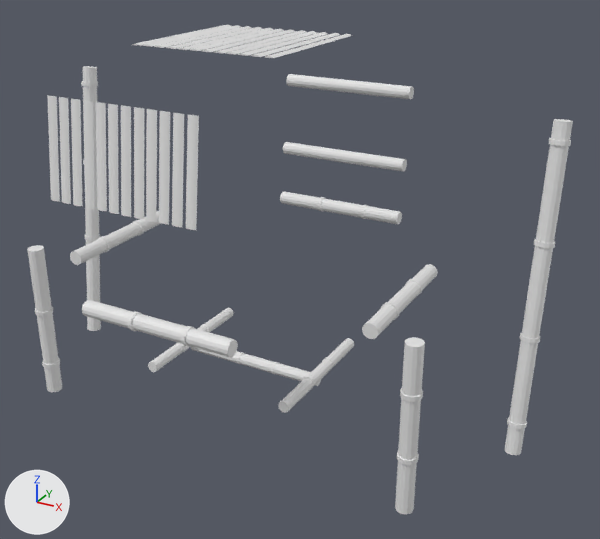
One commit to the glTF model silla.glb: the scene before it, then after it.
Both versions are drawn from a 50 mm camera at (1.083, -1.703, 1.322) aimed at (0.105, 0.074, 0.434). The axes (+X, +Y, +Z) are drawn at lower left. The lights are the same throughout. The picture after the commit comes second. Materials are left out; every surface is plain grey. Where no turn or scale is listed for an object, it has been applied to the vertices.

Names of what the first picture shows: 'esterilla', 'esterilla.001', 'estructura.008', 'estructura.009', 'estructura.011', 'nudos', 'nudos.003', 'nudos.007', 'nudos.009', 'nudos.012', 'nudos.014', 'nudos.016', 'nudos.019' and 2 more.
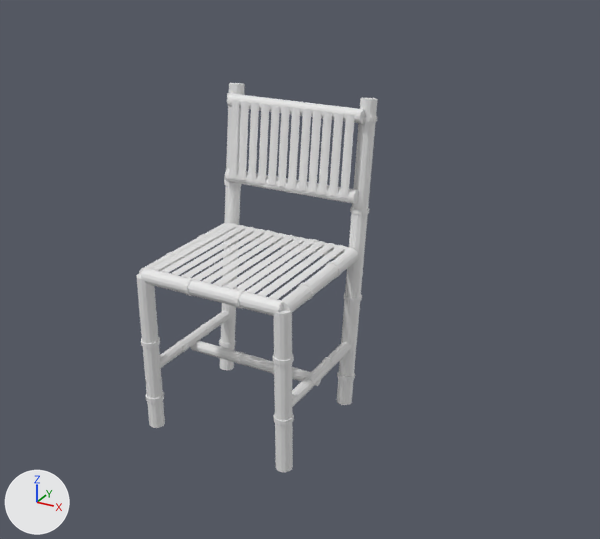
Where the change shows, as pixel boxes [x1, y1, x2, y2] in the pictures (600 x 539 px):
```json
{"object": "esterilla", "change": "moved", "before": [47, 95, 199, 230], "after": [229, 100, 355, 198]}
{"object": "nudos.007", "change": "moved", "before": [504, 119, 573, 455], "after": [337, 98, 378, 405]}
{"object": "esterilla.001", "change": "moved", "before": [132, 25, 352, 58], "after": [151, 223, 345, 300]}
{"object": "nudos.003", "change": "moved", "before": [395, 337, 425, 514], "after": [273, 310, 294, 472]}
{"object": "nudos.016", "change": "moved", "before": [82, 300, 238, 357], "after": [140, 268, 283, 316]}
{"object": "nudos", "change": "moved", "before": [27, 245, 62, 392], "after": [137, 274, 165, 428]}
{"object": "nudos.009", "change": "moved", "before": [81, 66, 101, 331], "after": [219, 83, 245, 370]}
{"object": "nudos.012", "change": "moved", "before": [362, 264, 438, 339], "after": [281, 249, 359, 312]}
{"object": "estructura.009", "change": "moved", "before": [286, 74, 414, 99], "after": [227, 93, 365, 124]}
{"object": "estructura.008", "change": "moved", "before": [283, 142, 407, 172], "after": [225, 169, 358, 204]}
{"object": "nudos.019", "change": "moved", "before": [280, 191, 402, 224], "after": [226, 223, 354, 259]}
{"object": "nudos.014", "change": "moved", "before": [70, 211, 161, 265], "after": [139, 223, 228, 274]}
```

Edits to the scene script, one JSON object a line:
```json
{"op": "set", "path": "ob_estructura_008.location", "old": "(0.0, 0.333, 0.0)", "new": "(0.0, 0.0, 0.0)"}
{"op": "set", "path": "ob_estructura_009.location", "old": "(0.0, 0.333, 0.0)", "new": "(0.0, 0.0, 0.0)"}
{"op": "set", "path": "ob_nudos.location", "old": "(-0.381, 0.0, 0.0)", "new": "(0.0, 0.0, 0.0)"}
{"op": "set", "path": "ob_nudos_003.location", "old": "(0.331, 0.0, 0.0)", "new": "(0.0, 0.0, 0.0)"}
{"op": "set", "path": "ob_nudos_007.location", "old": "(0.494, 0.0, 0.0)", "new": "(0.0, 0.0, 0.0)"}
{"op": "set", "path": "ob_nudos_009.location", "old": "(-0.538, 0.0, 0.0)", "new": "(0.0, 0.0, 0.0)"}
{"op": "set", "path": "ob_nudos_012.location", "old": "(0.225, 0.0, 0.0)", "new": "(0.0, 0.0, 0.0)"}
{"op": "set", "path": "ob_nudos_014.location", "old": "(-0.235, 0.0, 0.0)", "new": "(0.0, 0.0, 0.0)"}
{"op": "set", "path": "ob_nudos_016.location", "old": "(0.0, -0.214, 0.0)", "new": "(0.0, 0.0, 0.0)"}
{"op": "set", "path": "ob_nudos_019.location", "old": "(0.0, 0.333, 0.0)", "new": "(0.0, 0.0, 0.0)"}
{"op": "set", "path": "ob_esterilla.location", "old": "(-0.175, -0.477, 0.858)", "new": "(-0.175, 0.201, 0.722)"}
{"op": "set", "path": "ob_esterilla_001.location", "old": "(0.0, 0.001, 1.032)", "new": "(-0.003, 0.003, 0.473)"}
```
